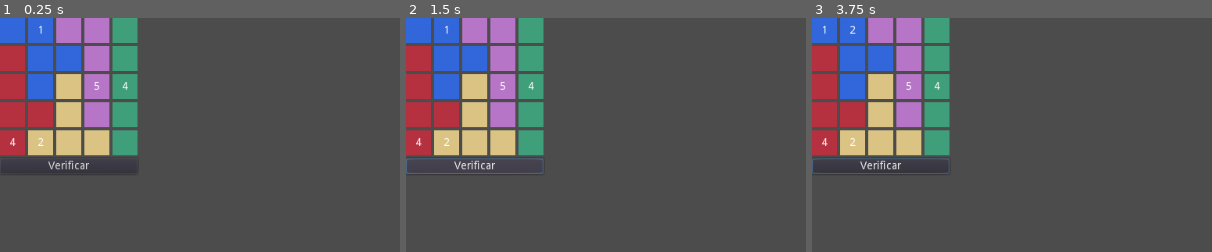
Above: before the commit, frames 1-3 (left to right).
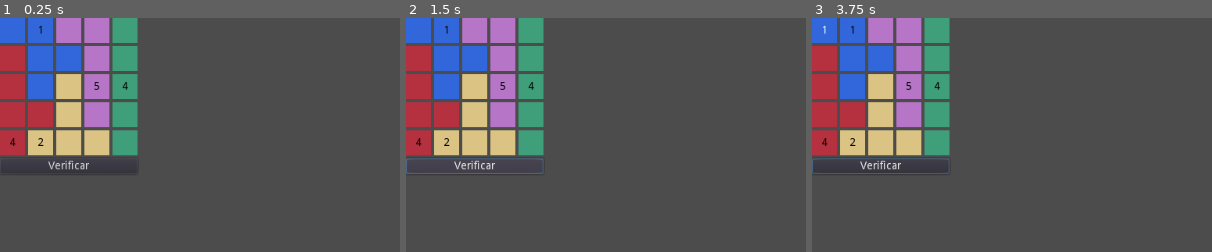
Above: after the commit, the same moments.

Repository: IndieDevEs/reto-5-logi-five
Game: Godot game, scene res://Game/Game.tscn
Same seed, same stepped clock (60 frames per second), same inputs: the game is played once before the commit and once after it.
Inputs (mouse positions are % of the whole screen's width and height, from its top left):
- Up to frame 1 (0.25 s): no input
- Up to frame 2 (1.5 s): click "Verificar" at 0.5 s; click "Verificar" at 1.25 s
- Up to frame 3 (3.75 s): click "Verificar" at 2 s; tap Enter at 2.75 s; move the mouse to (2, 3) at 2.77 s; click (2, 3) at 2.92 s; tap Space at 3.5 s; move the mouse to (5, 3) at 3.52 s; click (5, 3) at 3.67 s
The pictures show only the part of the screen within x 0-50%, y 0-50%; the shares and areas given below are measured in that part.

The runs differ from the first frame. In frame 1, 0.1% of the frame differs, in the area x 2-32%, y 3-55%; in frame 2, 0.1%; in frame 3, 0.2%, in the area x 2-32%, y 2-55%.

Commit message:
Se bloquean las pistas para que el usuario no pueda cambiar sus valores

Diff:
--- a/jjmontes/Block/Block.gd
+++ b/jjmontes/Block/Block.gd
@@ -5,12 +5,14 @@
 var row
 var column
 var group
+var _readonly = false
 
 func _ready():
 	set_value(" ")
+	editable()
 
 func _on_Block_gui_input(event):
-	if event is InputEventMouseButton and event.pressed == true and event.button_index == BUTTON_LEFT:
+	if event is InputEventMouseButton and event.pressed == true and event.button_index == BUTTON_LEFT and _readonly == false:
 		var pos = values.find(get_value())
 		if (pos == -1):
 			pos = 0
@@ -28,3 +30,11 @@
 
 func get_value():
 	return $Label.text
+
+func readonly():
+	_readonly = true
+	$Label.add_color_override("font_color", Color(0, 0, 0))
+
+func editable():
+	$Label.add_color_override("font_color", Color(1, 1, 1))
+	_readonly = false
--- a/jjmontes/Stages/Stage.gd
+++ b/jjmontes/Stages/Stage.gd
@@ -143,7 +143,7 @@
 		for block in clues:
 			if child.row == block.row and child.column == block.column:
 				child.set_value(str(block.value))
-
+				child.readonly()
 
 func _draw_stage(stage):
 	for child in get_children():
